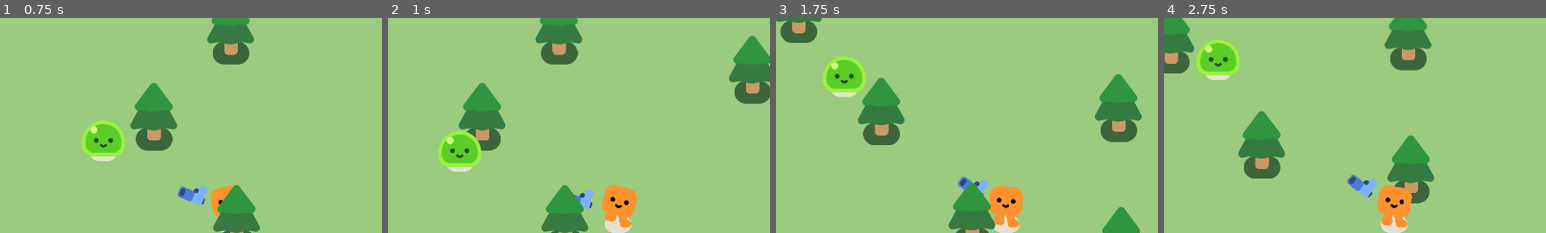
Above: before the commit, frames 1-4 (left to right).
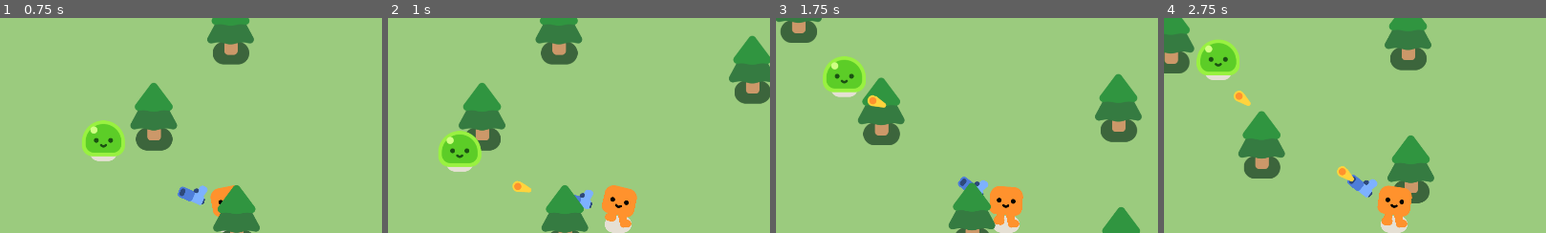
Above: after the commit, the same moments.

Repository: slowingwand28/Godot-Projects
Game: Godot game, scene res://Scenes/tutorial_game.tscn
Two runs of this game, one before a commit and one after it. Both use one fixed random seed, a clock stepped at 60 frames per second and the inputs below.
Inputs:
- Up to frame 1 (0.75 s): hold D (move_right) from 0.53 s (still down)
- Up to frame 2 (1 s): keep holding D (move_right)
- Up to frame 3 (1.75 s): release D (move_right) at 1.28 s; hold S (move_down) from 1.28 s (still down)
- Up to frame 4 (2.75 s): release S (move_down) at 2.03 s; hold D (move_right) from 2.03 s (still down)
The pictures show only the part of the screen within x 20-70%, y 5-55%; the shares and areas given below are measured in that part.

Frame 1 is identical in both runs. In frame 2, 0.2% of the frame differs, in the area x 32-38%, y 75-82%; in frame 3, 0.2%; in frame 4, 0.4%, in the area x 18-50%, y 33-76%.

Commit message:
Continued work on tutorial game

Diff:
--- /dev/null
+++ b/2d-project-start/2d-project-start/Scenes/bullet.gd
@@ -0,0 +1,18 @@
+extends Area2D
+
+var travelled_distance = 0
+
+func _physics_process(delta):
+	const SPEED = 1000
+	const RANGE = 1200
+	var direction = Vector2.RIGHT.rotated(rotation)
+	position += direction * SPEED * delta
+	travelled_distance += SPEED * delta
+	if travelled_distance > RANGE:
+		queue_free()
+
+
+func _on_body_entered(body):
+	queue_free()
+	if body.has_method("take_damage"):
+		body.take_damage()
--- a/2d-project-start/2d-project-start/Scenes/bullet.tscn
+++ b/2d-project-start/2d-project-start/Scenes/bullet.tscn
@@ -1,13 +1,17 @@
-[gd_scene load_steps=3 format=3 uid="uid://do0x8l02kxn5i"]
+[gd_scene load_steps=4 format=3 uid="uid://do0x8l02kxn5i"]
 
+[ext_resource type="Script" path="res://Scenes/bullet.gd" id="1_dnktf"]
 [ext_resource type="Texture2D" uid="uid://dftkbqwsfd68r" path="res://pistol/projectile.png" id="1_oxojy"]
 
 [sub_resource type="CircleShape2D" id="CircleShape2D_shpis"]
 radius = 18.0
 
 [node name="Bullet" type="Area2D"]
+top_level = true
+rotation = 0.565869
 collision_layer = 0
 collision_mask = 3
+script = ExtResource("1_dnktf")
 
 [node name="Projectile" type="Sprite2D" parent="."]
 position = Vector2(-11, -1)
@@ -15,3 +19,5 @@
 
 [node name="CollisionShape2D" type="CollisionShape2D" parent="."]
 shape = SubResource("CircleShape2D_shpis")
+
+[connection signal="body_entered" from="." to="." method="_on_body_entered"]
--- a/2d-project-start/2d-project-start/Scenes/gun.gd
+++ b/2d-project-start/2d-project-start/Scenes/gun.gd
@@ -5,3 +5,14 @@
 	if enemies_in_range.size() > 0:
 		var target_enemy = enemies_in_range.front()
 		look_at(target_enemy.global_position)
+
+func shoot():
+	const BULLET = preload("res://Scenes/bullet.tscn")
+	var new_bullet = BULLET.instantiate()
+	new_bullet.global_position = %ShootingPoint.global_position
+	new_bullet.global_rotation = %ShootingPoint.global_rotation
+	%ShootingPoint.add_child(new_bullet)
+
+
+func _on_timer_timeout():
+	shoot()
--- a/2d-project-start/2d-project-start/Scenes/gun.tscn
+++ b/2d-project-start/2d-project-start/Scenes/gun.tscn
@@ -21,4 +21,11 @@
 texture = ExtResource("1_yqfgj")
 
 [node name="ShootingPoint" type="Marker2D" parent="WeaponPivot/Pistol"]
+unique_name_in_owner = true
 position = Vector2(25, -10)
+
+[node name="Timer" type="Timer" parent="."]
+wait_time = 0.3
+autostart = true
+
+[connection signal="timeout" from="Timer" to="." method="_on_timer_timeout"]
